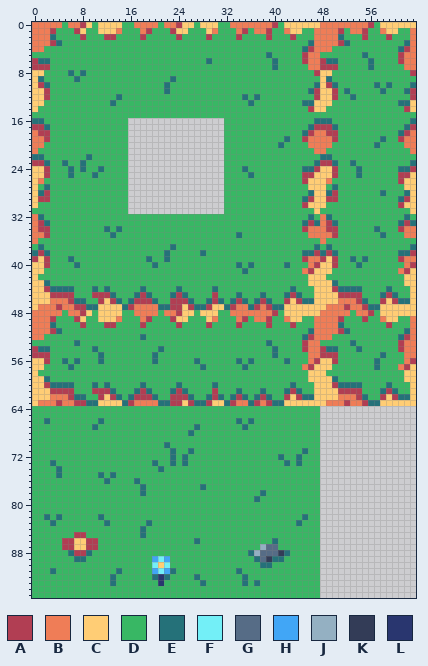
Sprite sheet -- Assets/grass.png. Above is the file before it was changed.
The file is 64x96 pixels.
Palette (. is transparent): A #b13e53  B #ef7d57  C #ffcd75  D #38b764  E #257179  F #73eff7  G #566c86  H #41a6f6  J #94b0c2  K #333c57  L #29366f
Pixels before (only the part around the change), first column x 0:
54 AEEDDDDDDDEDDDDDDDDDDEDDDDDDDDDDDDDDDDDDEDDDDABBAEEDDDEDDDDDDABB
55 AAADDDDDDDDEDDDDDDDDEDDDDDDDDDDDDDDDDDDDEDDDDDBBAAADDDDDDDEDDDBB
56 CCADDEDEDDDEDDDDDDDDEDDDDDDEDDDDDDEDEDDDDDEDDDBACCADDDDDDEDDDDBA
57 CCDDDDEDDDDDDDDDDDDDDDDDDDDDEDDDDDDEDDDDDDDDDBACCCDDDDDDDEDDDBAC
58 CDDDDDDDDDDDDDDDDDDDDDDDDDDDDDDDDDDDDDDDDDDDDDCCCDDDDDDDDDDDDDCC
59 CCEDDDDDDDDDDDDDDDDDDDDDDDDDDDDDDDDDDDDDDDDDDDCCCCEDDDDDDDDDDDCC
60 CCAEEEEDDDEDEDDDDDEDDDDDEDDDDDEDDDDDDDDDDDDEDDDCCCAEEEEDDDDEDDDC
61 CCCAAAADDDAAAEDDDEAEDDDEAEDDDDADDDEDDDEDDDEAEDDCCCCAAAADDDEAEDDC
62 CCCBBBAEEDDACAEDEAAAEDDAAAEDDEAEDEAEDEAEDDACAEECCCCBBBAEDDACAEEC
63 CBBBABBAAEECCCCEABBBBEEAACAEEACCEABBEABAEECCCCCCCBBBABBAEECCCCCC
64 DDDDDDDDDDDDDDDDDDDDDDDDDDDDDDDDDDDDDDDDDDDDDDDD................
65 DDDDDDDDDDDDDDDDDDDDDDDDDDDDDDDDDDDDDDDDDDDDDDDD................
66 DDEDDDDDDDDEDDDDDDDDDDDDDDDDDDDDDDEDEDDDDDDDDDDD................
67 DDDDDDDDDDEDDDDDDDDDDDDDDDDEDDDDDDDEDDDDDDDDDDDD................
68 DDDDDDDDDDDDDDDDDDDDDDDDDDEDDDDDDDDDDDDDDDDDDDDD................
69 DDDDDDDDDDDDDDDDDDDDDDDDDDDDDDDDDDDDDDDDDDDDDDDD................
70 DDDDDDDDDDDDDDDDDDDDDDEDDDDDDDDDDDDDDDDDDDDDDDDD................
71 DDDDDDDDDDDDDDDDDDDDDDDEDDEDDDDDDDDDDDDDDDDDDEDD................
72 DDDDDDDDDDDDDDDDDDDDDDDEDEDDDDDDDDDDDDDDDEDDEDDD................
73 DDDEDDDDDDDDDDDDDDDDEDDEDEDDDDDDDDDDDDDDDDEDEDDD................
74 DDDDEDDDDDDDDDDDDDDDDEDDDDDDDDDDDDDDDDDDDDDDDDDD................
75 DDDDEDDDDDDEDEDDDDDDDDDDDDDDDDDDDDDDDDDDDDDDDDDD................
76 DDDDDDDDDDDDEDDDDEDDDDDDDDDDDDDDDDDDDDDDDDDDDDDD................
77 DDDDDDDDDDDDDDDDDDEDDDDDDDDDEDDDDDDDDDDDDDDDDDDD................
78 DDDDDDDDDDDDDDDDDDEDDDDDDDDDDDDDDDDDDDEDDDDDDDDD................
79 DDDDDDDDDDDDDDDDDDDDDDDDDDDDDDDDDDDDDEDDDDDDDDDD................
80 DDDDDDDDDDDDDDDDDDDDDDDDDDDDDDDDDDDDDDDDDDDDDDDD................
81 DDDDDDDDDDDDDDDDDDDDDDDDDDDDDDDDDDDDDDDDDDDDDDDD................
82 DDEDEDDDDDDEDDDDDDDDDDDDDDDDDDDDDDDDDDDDDDDDDEDD................
83 DDDEDDDDDDDDEDDDDDDEDDDDDDDDDDDDDDDDDDDDDDDDEDDD................
84 DDDDDDDDDDDDDDDDDDEDDDDDDDDDDDDDDDDDDDDDDDDDDDDD................
85 DDDDDDDAADDDDDDDDDEDDDDDDDDDDDDDDDDDDDDDDDDDDDDD................
86 DDDDDAACCAADDDDDDDDDDDDDDDDEDDDDDDDDDDDDEDDDDDDD................
87 DDDDDAACCAADDDDDDDDDDDDDDDDDDDDDDDDDDDJGGDDDDDDD................
88 DDDDDDEAAEDDDDDDDDDDDDDDDDDDDDDDDDDDEJGGGKEDDDDD................
89 DDDDDDDEEDDDDDDDDDDDHFHDDDDDDDDDDDDDDEGKEEDDDDDD................
90 DDDDDDDDDDDDDDDDDDDDFCFDDDDDDDDDDDDDDDEEDDDDDDDD................
91 DDDEDDDDDDDDDDEDDDDDHFHEDDDDDDDDDDEDDDDDDDDDDDDD................
92 DDDDDDDDDDDDDEDDDDDDELEDDDDEDDDDDDDEDDDDDDDDDDDD................
93 DDDDDDDDDDDDDEDDDDDDDLDDDDDDEDDDDDDEDEDDDDDDDDDD................
94 DDDDDDDDDDDDDDDDDDDDDDDDDDDDDDDDDDDDDDDDDDDDDDDD................
95 DDDDDDDDDDDDDDDDDDDDDDDDDDDDDDDDDDDDDDDDDDDDDDDD................
After:
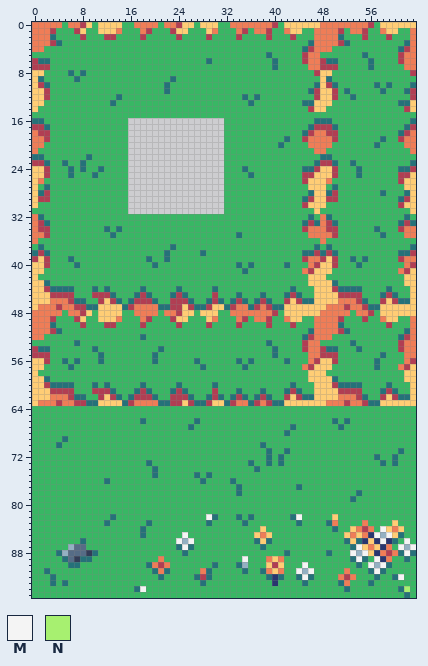
Colours new in this view: M #f4f4f4  N #a7f070
What changed:
Changed rows in their new state; - is an unchanged pixel.
first column x 2:
64 ----------------------------------------------DDDDDDDDDDDDDDDD
65 ----------------------------------------------DDDDDDDDDDDDDDDD
66 D--------D------E--------E------D-D-----------DDEDEDDDDDDDDDDD
67 --------D---------------ED-------D-------E----DDDEDDDDDDDDDDDD
68 ------------------------D---------------E-----DDDDDDDDDDDDDDDD
69 ---E------------------------------------------DDDDDDDDDDDDDDDD
70 --E-----------------D---------------E---------DDDDDDDDDDDDDDDD
71 ---------------------D--D------------E--E--D--DDDDDDDDDDDDDEDD
72 ---------------------D-D-------------E----D---DDDDDDDDDEDDEDDD
73 -D---------------ED--D-D----------E--E-ED-D---DDDDDDDDDDEDEDDD
74 --D---------------ED---------------E----------DDDDDDDDDDDDDDDD
75 --D------D-D------E------E-E------------------DDDDDDDDDDDDDDDD
76 ---------------D----------E----E--------------DDDDDDDDDDDDDDDD
77 ----------------D---------D-----E---------E---DDDDDDDDDDDDDDDD
78 ----------------D---------------E---D---------DDDDDDEDDDDDDDDD
79 -----------------------------------D----------DDDDDEDDDDDDDDDD
80 ----------------------------------------------DDDDDDDDDDDDDDDD
81 ----------------------------------------------DDDDDDDDDDDDDDDD
82 D-D------D-E---------------ME---E-E------EMD--DDCDDDDDDDDDDDDD
83 -D-------------------------E-----E------------DEBDDDDBDDDDCDDD
84 ------------------------------------C---------DDEDDCBABDMCBCDD
85 -----DD----------------M-----------CBC--------DDDDCBCBLMJMCEDD
86 ---DDDEDD-------------MJMD---------ECED-------DDDDECELCLMLEDMD
87 ---DJGGDD-------------EME-----------EDD-------DDDDDEMCBCLBDMJM
88 --EJGGGKE--------------E----------DDDDDD------DEDDDMJMCLBABEME
89 ---EGK-E----------DBD------------M-DDBCB------DDDDDEMEDMLBDDED
90 ----EE-----------EBAB-------E---EJ--DCAC---M--DDDDDDEDMJMEDDDD
91 ED----------D-----EBED----BE----DE--EBCB--MJM-DDDDBDDDEMEDDDDD
92 -E---------D------DED-----AE-----D---ELE--EME-DDDBABDDDEDDEMDD
93 -E-E-------D-------D-------------D-D--L----E--DDDEBDDDEDDDDDDD
94 ---------------EM-----------------------------DDDDEDDDDDDDDEND
95 ----------------------------------------------DDDDDDDDDDDDDDED
Where, in picture pixels (left, top, right, bottom), the same in both pictures:
changed: (44, 406, 416, 598)
